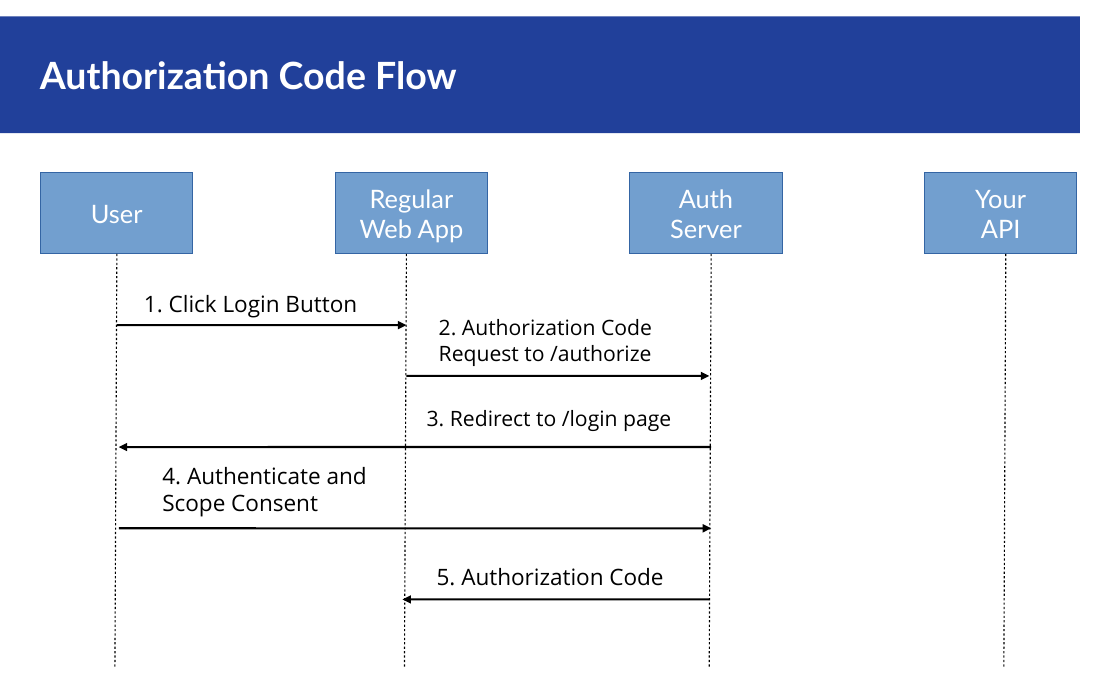
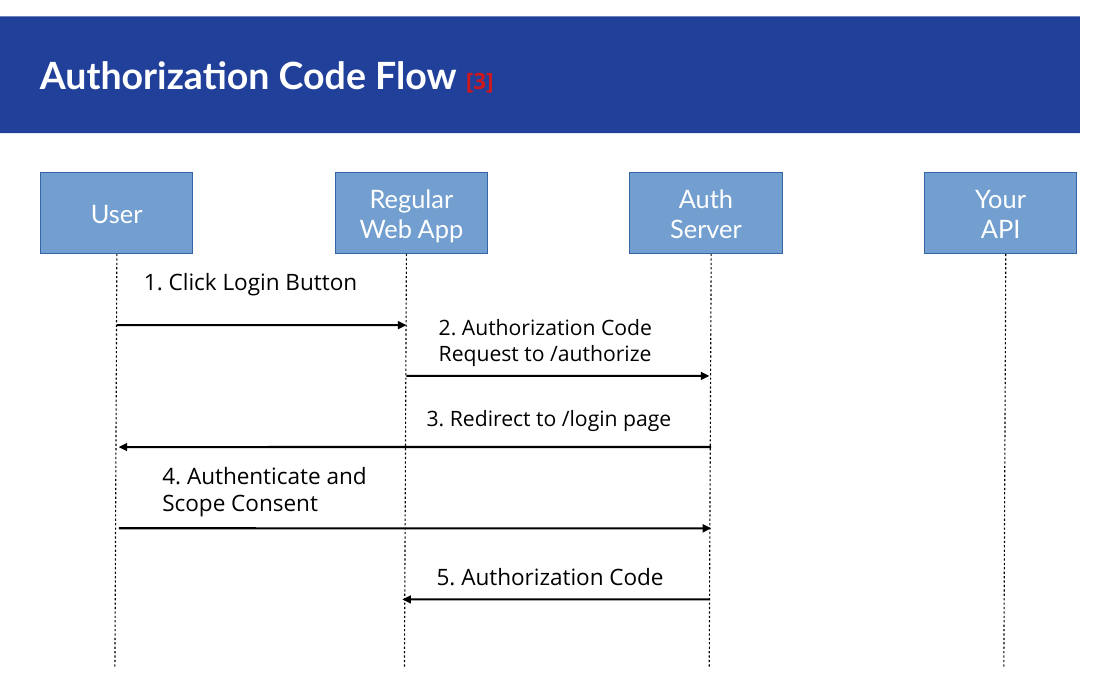
Before and after one commit to cafab/ch.bfh.project2, a slide deck: slide 10 of docs/Auth_Code_Flow_with_PKCE.odp. Drawn at 1120x700 pixels with LibreOffice and Linux fonts; fonts in the diff are those of the drawing. Boxes give left, top, right and bottom in pixels: in the first picture for what was removed or moved away, otherwise in the second. Text is boxed around its words. In the diff, an @@ line names an element or a change of style, - is before the commit and + after.

```diff
--- a/docs/Auth_Code_Flow_with_PKCE.odp
+++ b/docs/Auth_Code_Flow_with_PKCE.odp
@@ title at (40, 61, 494, 93): text changed @@
-Authorization Code Flow
+Authorization Code Flow [3]
@@ text "1. Click Login Button": place and size @@
-text "1. Click Login Button" at (144, 295, 357, 318)
+text "1. Click Login Button" at (144, 273, 357, 296)
```
Also in this commit, not shown: 10 other slides changed, 1 slide added.
